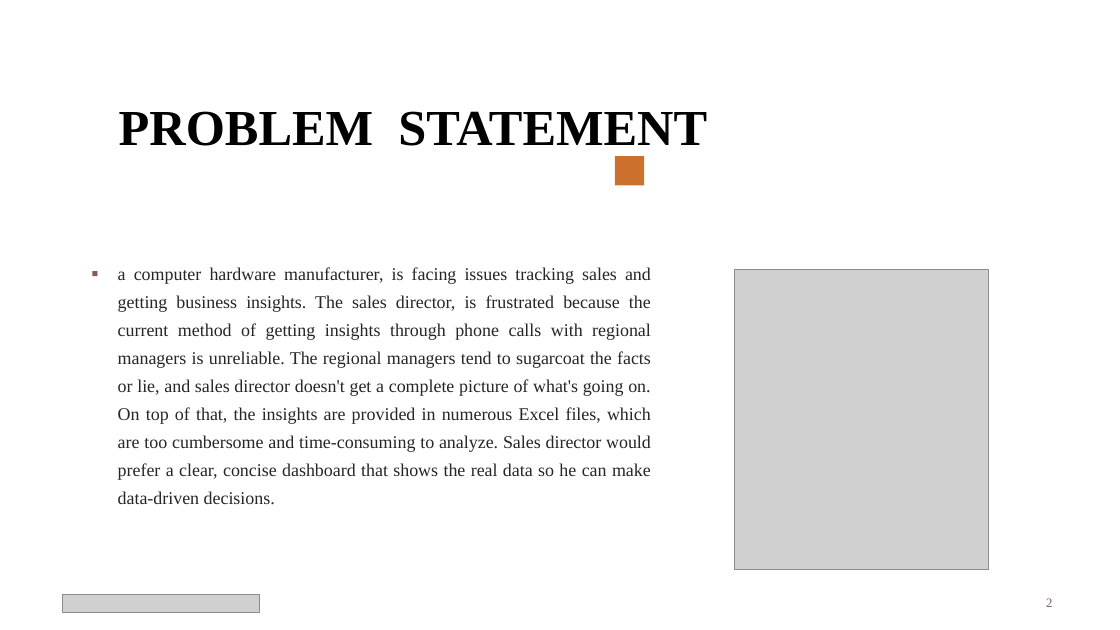
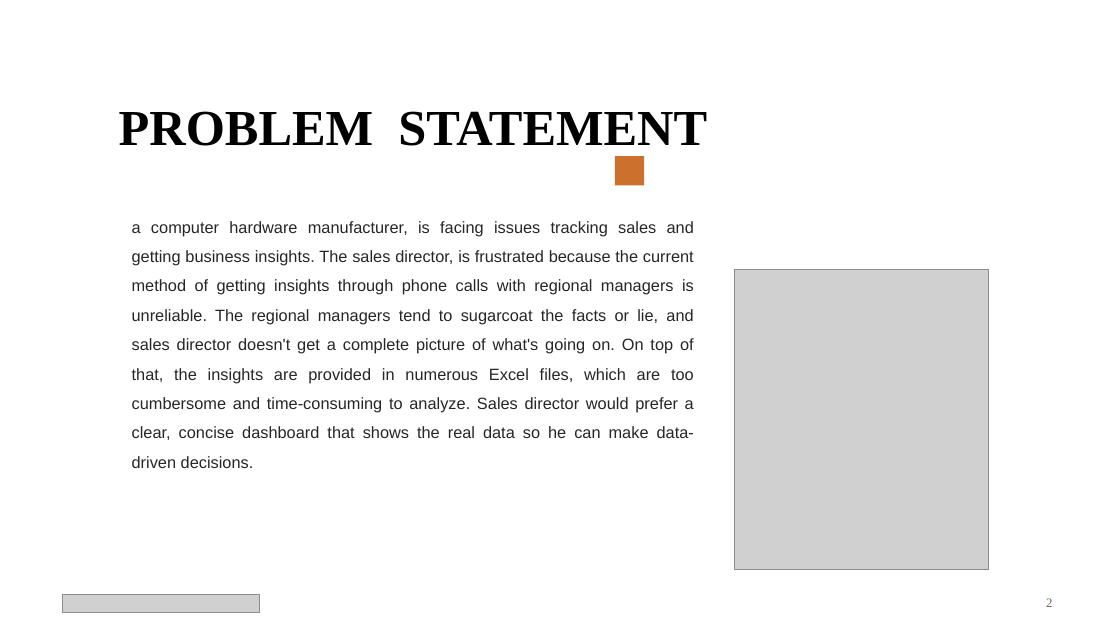
Before and after one commit to Dipan46/Sales-Insights-Data-Analysis-Project, a slide deck: slide 2 of PPT/Sales.pptx. Drawn at 1120x630 pixels with LibreOffice and Linux fonts; fonts in the diff are those of the drawing; grey boxes stand for pictures; background and template pictures are left out. Boxes give left, top, right and bottom in pixels: in the first picture for what was removed or moved away, otherwise in the second. Text is boxed around its words. In the diff, an @@ line names an element or a change of style, - is before the commit and + after.

```diff
--- a/PPT/Sales.pptx
+++ b/PPT/Sales.pptx
@@ text "a computer hardware manufacturer, is ...": place and size @@
-text "a computer hardware manufacturer, is ..." at [118,267,651,505]
+text "a computer hardware manufacturer, is ..." at [132,221,694,468]
@@ text "a computer hardware manufacturer, is ..." at [132,221,694,468]: size 15.4 to 14 pt, font Times New Roman to Arial; bullet ▪ to none; line spacing 1.3 to 1.5 @@
```
Also in this commit, not shown: 5 other slides changed.
